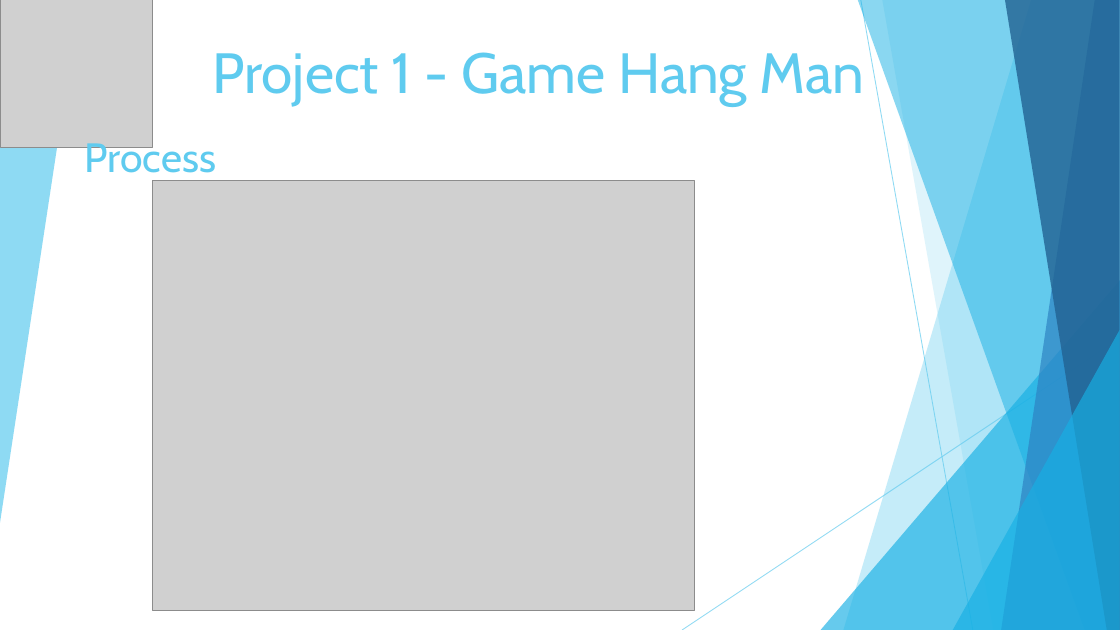
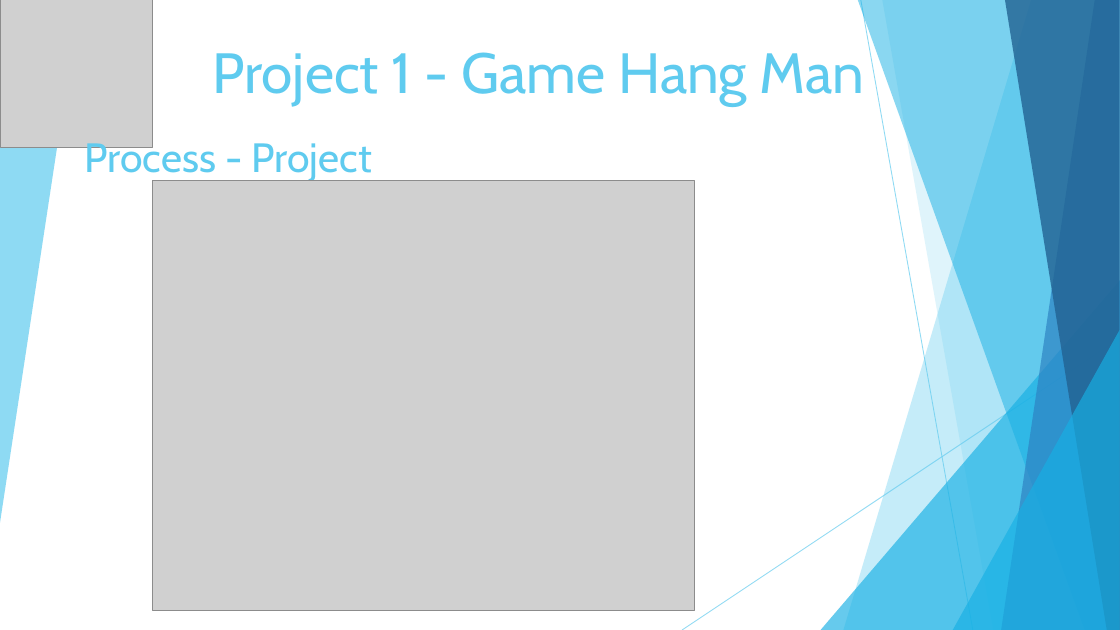
Before and after one commit to Edgart371/Project-1-Hangman-Game, a slide deck: slide 4 of Project1 HangMan.pptx. Drawn at 1120x630 pixels with LibreOffice and Linux fonts; fonts in the diff are those of the drawing; grey boxes stand for pictures. Boxes give left, top, right and bottom in pixels: in the first picture for what was removed or moved away, otherwise in the second. Text is boxed around its words. In the diff, an @@ line names an element or a change of style, - is before the commit and + after.

Commit message:
Project1

```diff
--- a/Project1 HangMan.pptx
+++ b/Project1 HangMan.pptx
@@ text at [85, 138, 372, 182]: text changed @@
-Process
+Process - Project
```
Also in this commit, not shown: 3 other slides changed, 1 slide added, 1 other file.
